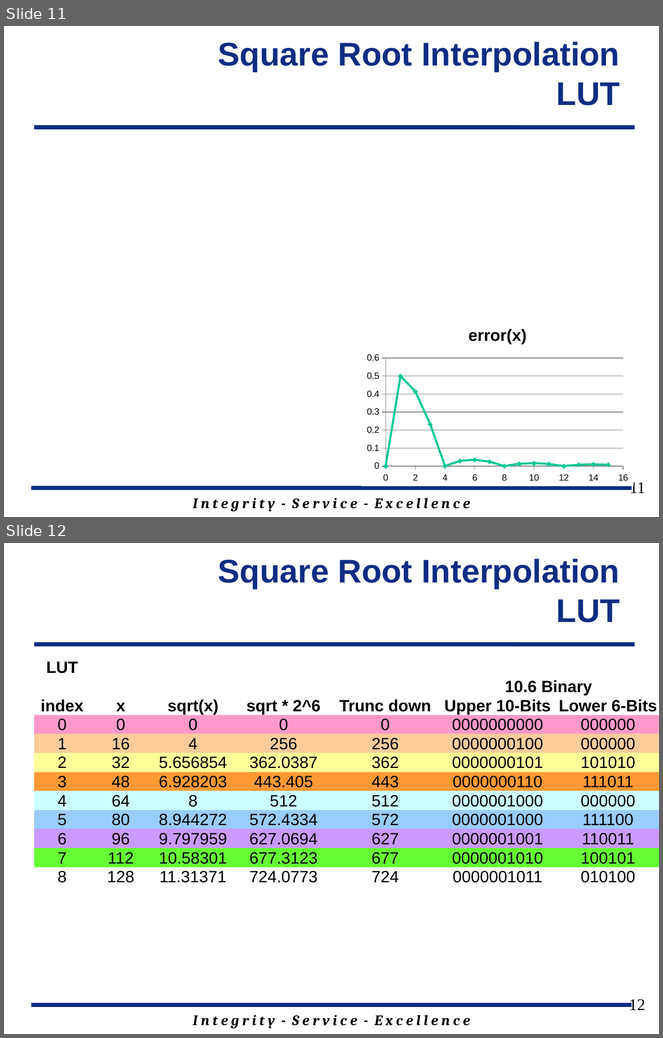
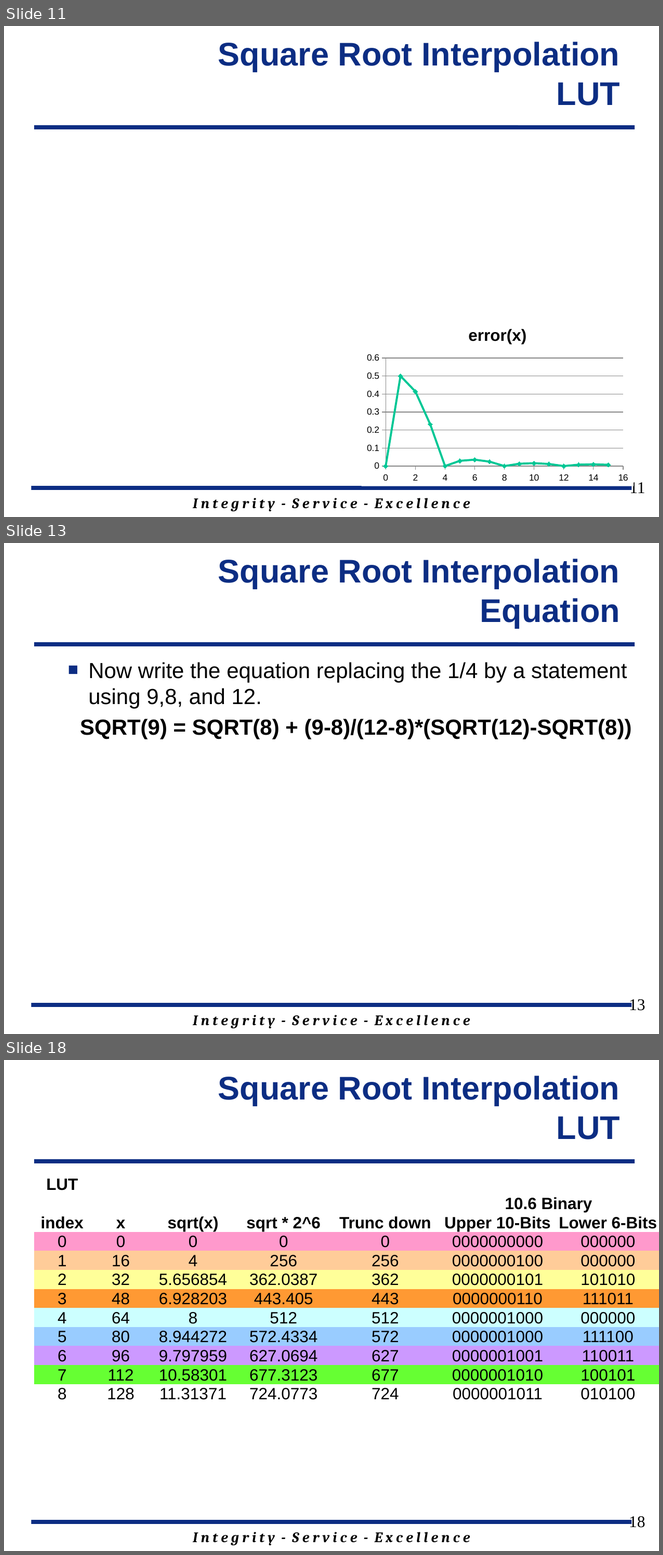
Before and after one commit to jfalkinburg/ECE383_web, a slide deck: lecture/slides/ECE_383_Lec24.pptx. Shown one above the other, each under a label of ours: slides 11 and 12 before the commit, slides 11, 13 and 18 after it; the slides between them are not shown. The pictures are 663x1038 and 663x1555 pixels, drawn with LibreOffice and Linux fonts; fonts in the diff are those of the drawing; background and template pictures are left out. Boxes give left, top, right and bottom in pixels: in the first picture for what was removed or moved away, otherwise in the second. Text is boxed around its words. In the diff, an @@ line names an element or a change of style, - is before the commit and + after.

```diff
--- a/lecture/slides/ECE_383_Lec24.pptx
+++ b/lecture/slides/ECE_383_Lec24.pptx
@@ slide 13 added at bbox=[4, 543, 659, 1034], background #FFFFFF; not listed: 3 template elements that a slide beside it also shows @@
@@ title added at bbox=[218, 559, 620, 628], 36 pt, text #0C2D83, bold @@
+Square Root Interpolation Equation
@@ text added at bbox=[80, 662, 632, 739], 24 pt, text #000000 @@
+■ Now write the equation replacing the 1/4 by a statement using 9,8, and 12.
+SQRT(9) = SQRT(8) + (9-8)/(12-8)*(SQRT(12)-SQRT(8))
@@ page number added at bbox=[629, 1000, 645, 1011], 18 pt, text #000000 @@
+13
@@ what was slide 12 is now slide 18 @@
@@ page number at bbox=[629, 1517, 645, 1528]: text changed @@
-12
+18
```
Also in this commit, not shown: 3 slides changed, 5 other slides added.
